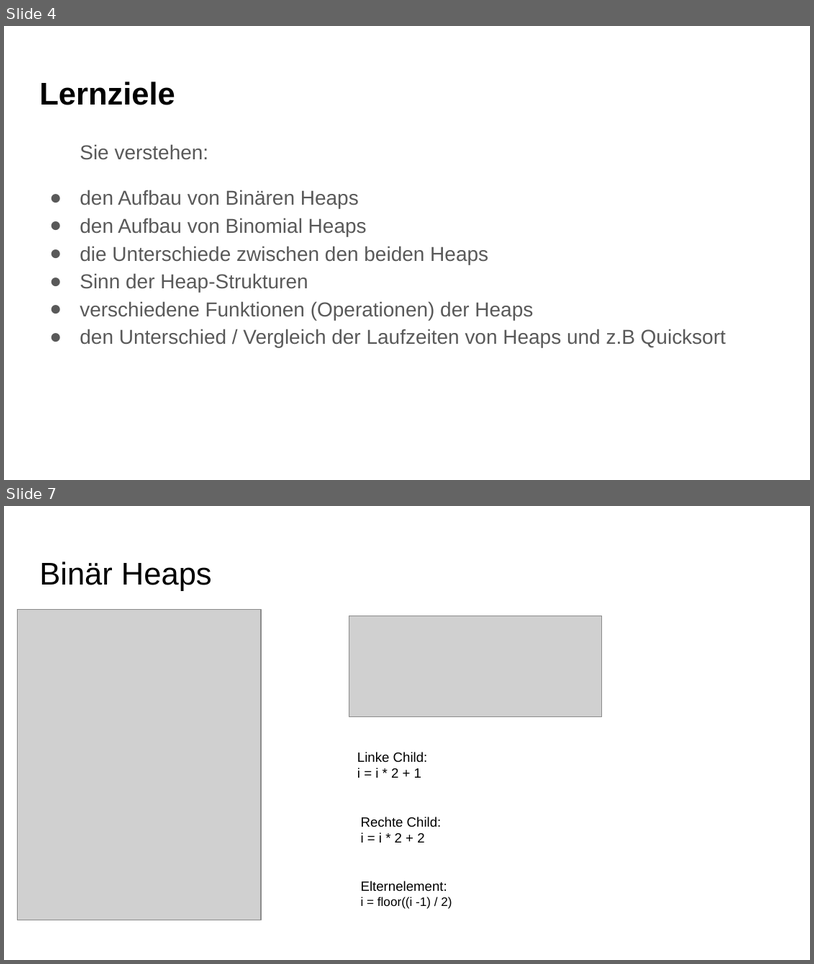
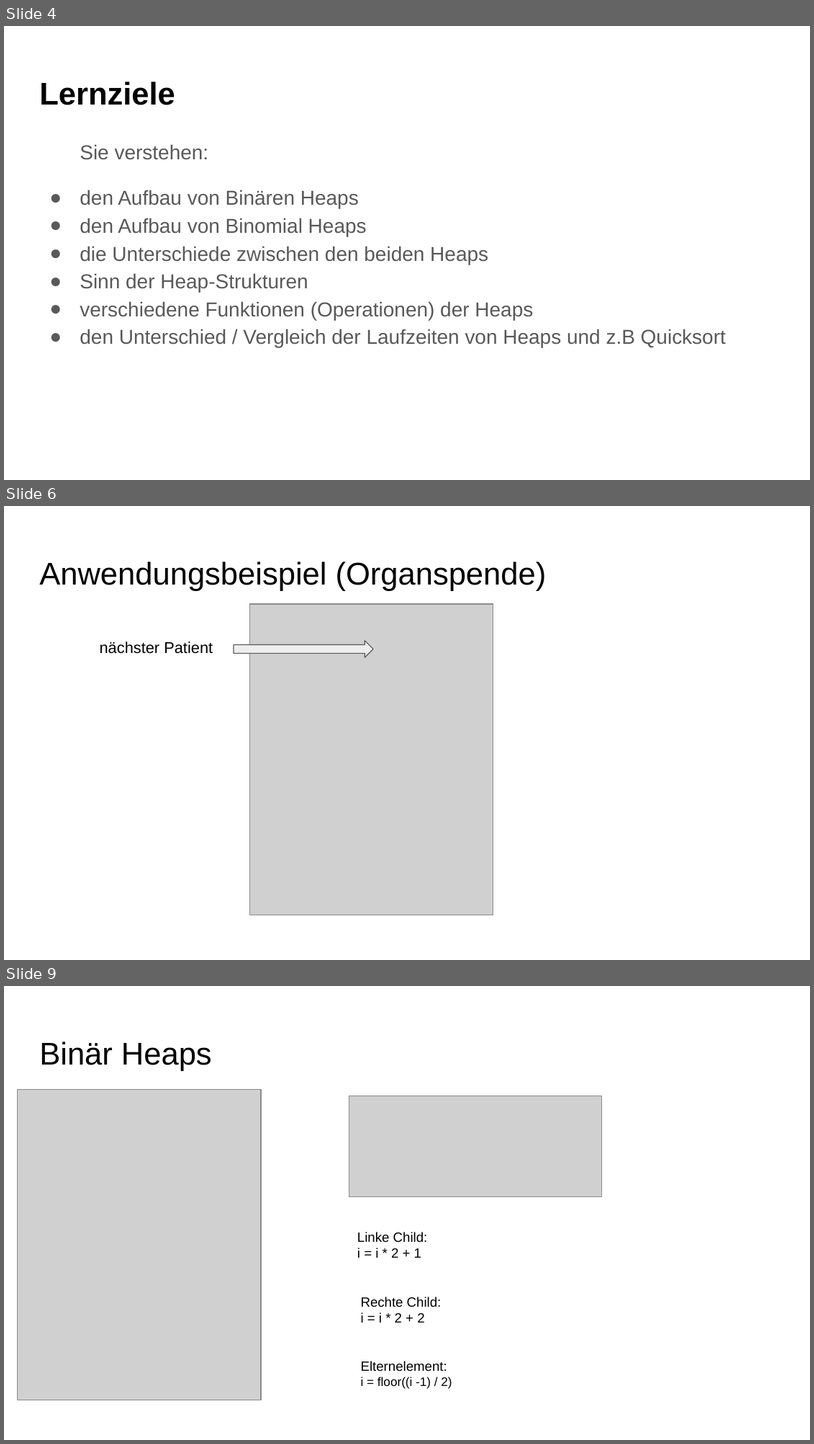
Before and after one commit to DieCoolenVonDerSchule/Algo1920fixed, a slide deck: Dokumente/Präsentation.pptx. Shown one above the other, each under a label of ours: slides 4 and 7 before the commit, slides 4, 6 and 9 after it; the slides between them are not shown. The pictures are 814x964 and 814x1444 pixels, drawn with LibreOffice and Linux fonts; fonts in the diff are those of the drawing; grey boxes stand for pictures. Boxes give left, top, right and bottom in pixels: in the first picture for what was removed or moved away, otherwise in the second. Text is boxed around its words. In the diff, an @@ line names an element or a change of style, - is before the commit and + after.

```diff
--- a/Dokumente/Präsentation.pptx
+++ b/Dokumente/Präsentation.pptx
@@ slide 6 added at [4, 506, 810, 960], background #FFFFFF @@
@@ title added at [39, 561, 547, 591], 28 pt, text #000000 @@
+Anwendungsbeispiel (Organspende)
@@ picture added at [250, 604, 494, 914] @@
@@ text added at [100, 641, 213, 654], 14 pt, text #000000 @@
+nächster Patient
@@ right arrow added at [234, 641, 373, 658], fill #EEEEEE, outline #595959 0.75 pt @@
@@ what was slide 7 is now slide 9 @@
```
Also in this commit, not shown: 6 slides changed, 2 other slides added, 2 slides removed, 5 other files.
